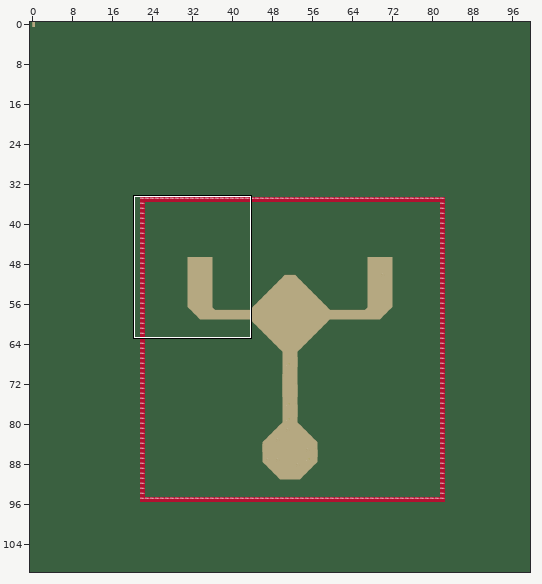
Level history. Tiled map: src/resources/main.tmx. Above: a wide view before the commit, with the close-up outlined.
Close-up. The starting point:
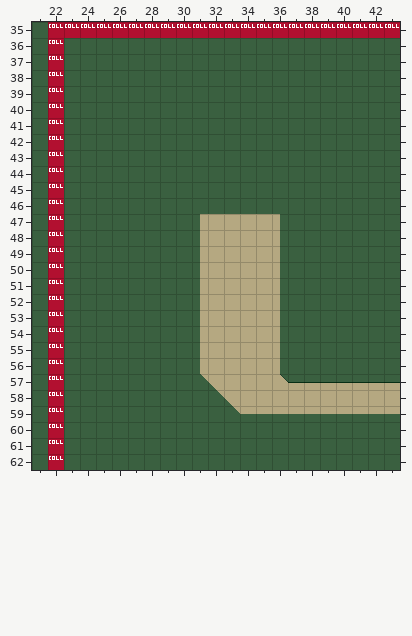
Cells are 16x16 px. Shown: x 21..43, y 35..62. The commit also changed other parts of the map, which this record leaves out.
The result:
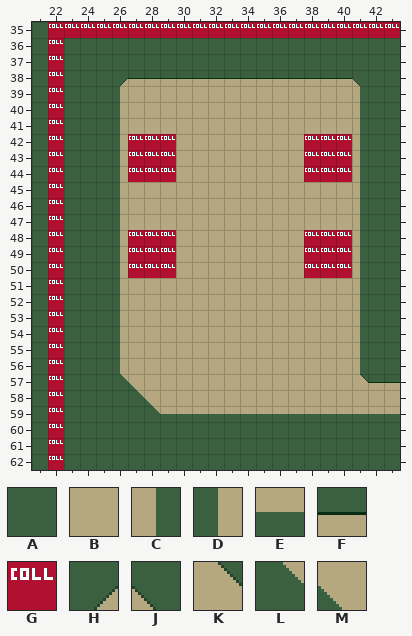
Key: from "background_tiles": A 0, B 1, C 4, D 5, E 8, F 9, G 64, H 112, J 114, K 115, L 130, M 131.
_ is an empty cell, # one hidden under a higher layer, . an unchanged one.
Change:
--- layer "ground"
@@ x 26..41 @@
-38 AAAAAAAAAAAAAAAA
-39 AAAAAAAAAAAAAAAA
-40 AAAAAAAAAAAAAAAA
-41 AAAAAAAAAAAAAAAA
-42 AAAAAAAAAAAAAAAA
-43 AAAAAAAAAAAAAAAA
-44 AAAAAAAAAAAAAAAA
-45 AAAAAAAAAAAAAAAA
-46 AAAAAAAAAAAAAAAA
-47 AAAAAD....CAAAAA
-48 AAAAAD....CAAAAA
-49 AAAAAD....CAAAAA
-50 AAAAAD....CAAAAA
-51 AAAAAD....CAAAAA
-52 AAAAAD....CAAAAA
-53 AAAAAD....CAAAAA
-54 AAAAAD....CAAAAA
-55 AAAAAD....CAAAAA
-56 AAAAAD....CAAAAA
-57 AAAAALM...KFFFFF
-58 .AAAAALM........
-59 ..AAAAAL........
+38 HFFFFFFFFFFFFFFJ
+39 DBBBBBBBBBBBBBBC
+40 DBBBBBBBBBBBBBBC
+41 DBBBBBBBBBBBBBBC
+42 D###BBBBBBBB###C
+43 D###BBBBBBBB###C
+44 D###BBBBBBBB###C
+45 DBBBBBBBBBBBBBBC
+46 DBBBBBBBBBBBBBBC
+47 DBBBBB....BBBBBC
+48 D###BB....BB###C
+49 D###BB....BB###C
+50 D###BB....BB###C
+51 DBBBBB....BBBBBC
+52 DBBBBB....BBBBBC
+53 DBBBBB....BBBBBC
+54 DBBBBB....BBBBBC
+55 DBBBBB....BBBBBC
+56 DBBBBB....BBBBBC
+57 LMBBBBB...BBBBBK
+58 .LMBBBBB........
+59 ..LEEEEE........
--- layer "collision"
@@ x 27..40 @@
-42 ___........___
-43 ___........___
-44 ___........___
+42 GGG........GGG
+43 GGG........GGG
+44 GGG........GGG
@@ x 27..40 @@
-48 ___........___
-49 ___........___
-50 ___........___
+48 GGG........GGG
+49 GGG........GGG
+50 GGG........GGG
Pixel boxes of the changes (left, top, right, bottom) in both close-ups:
changed: (120, 78, 368, 414)
